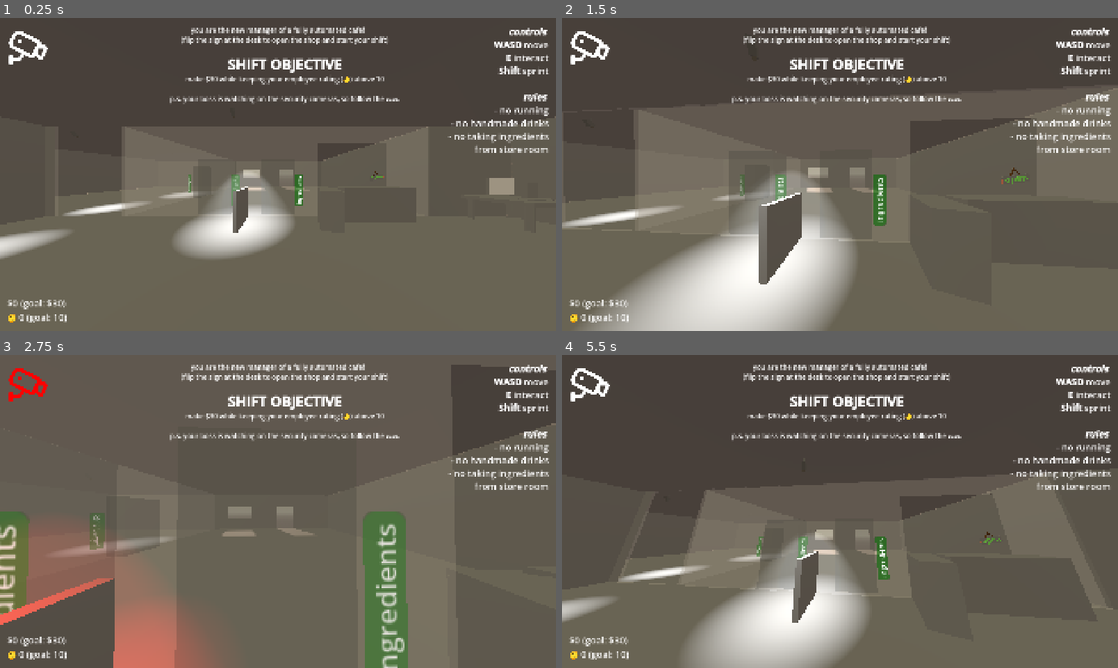
Above: before the commit, frames 1-4 (two rows, left to right).
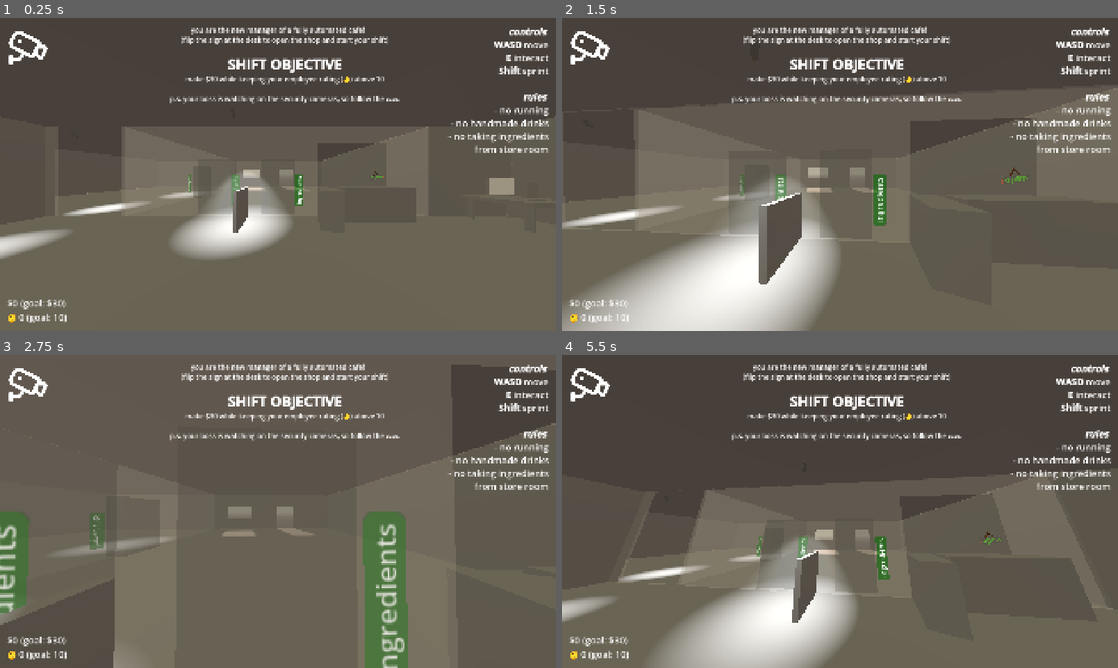
Above: after the commit, the same moments.

Repository: Sunday-Studio-Team/cafe
Game: Godot game, scene res://main.tscn
Two runs of this game, one before a commit and one after it. Both use one fixed random seed, a clock stepped at 60 frames per second and the inputs below.
Inputs (mouse positions are in pixels of both pictures, inside the frame that each line leads up to):
- Up to frame 1 (0.25 s): no input
- Up to frame 2 (1.5 s): move the mouse to (867, 174) at 0.52 s; hold E (interact) 0.53-1.28 s; hold W (move_forward) from 0.53 s (still down); move the mouse to (812, 174) at 1.27 s; tap Shift (sprint) at 1.35 s
- Up to frame 3 (2.75 s): keep holding W (move_forward); move the mouse to (289, 505) at 2.02 s; tap I at 2.1 s
- Up to frame 4 (5.5 s): move the mouse to (834, 517) at 2.77 s; tap E (interact) at 2.85 s; tap Enter at 3.5 s; move the mouse to (878, 514) at 3.52 s; hold Shift (sprint) 3.53-4.25 s; tap Escape (pause) at 4.15 s; release W (move_forward) at 4.25 s; click "restart" at 4.25 s; move the mouse to (795, 508) at 5.02 s; hold W (move_forward) from 5.03 s (still down); tap I at 5.1 s

The runs differ from the first frame. In frame 2, 6.5% of the frame differs, in the area x 0-53%, y 49-100%; in frame 3, 8.5%, in the area x 0-40%, y 4-100%; in frame 4, 3.5%.

Commit message:
adjust rotation speed of cam on right machines
+ hide low ingredients warning on machines in editor

Diff:
--- a/godot/machine.tscn
+++ b/godot/machine.tscn
@@ -169,6 +169,7 @@
 
 [node name="IngTooLow" type="Label3D" parent="." unique_id=1911355806]
 transform = Transform3D(0.75122947, -0.66004103, 0, 0.66004103, 0.75122947, 0, 0, 0, 1, 1.3784734, 1.4826432, 0.73625064)
+visible = false
 modulate = Color(1, 0.44705883, 0.44705883, 1)
 text = "❗️out of ingredients
 <- please refill!"
--- a/godot/main.tscn
+++ b/godot/main.tscn
@@ -249,7 +249,7 @@
 
 [node name="SecurityCam2" parent="." unique_id=245896451 instance=ExtResource("12_dg77c")]
 transform = Transform3D(1, 0, 0, 0, 1, 0, 0, 0, 1, -0.9847103, 2.6719248, 5.5821085)
-rotation_time = 6.0
+rotation_pause_length = 3.0
 
 [node name="SpotLight3D" parent="SecurityCam2" index="0" unique_id=1348601655]
 spot_angle = 30.0
